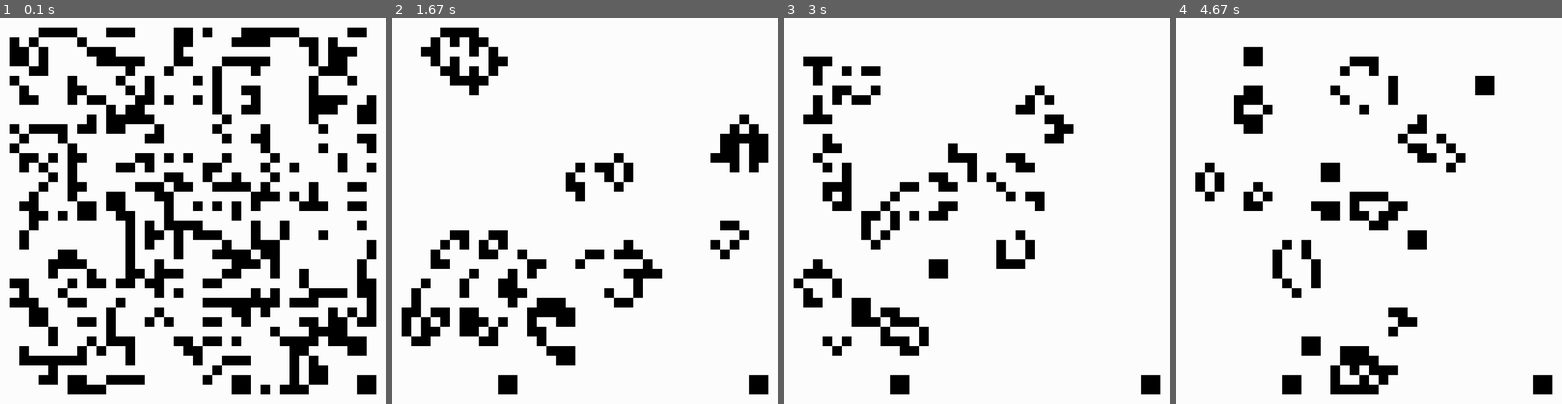
Above: before the commit, frames 1-4 (left to right).
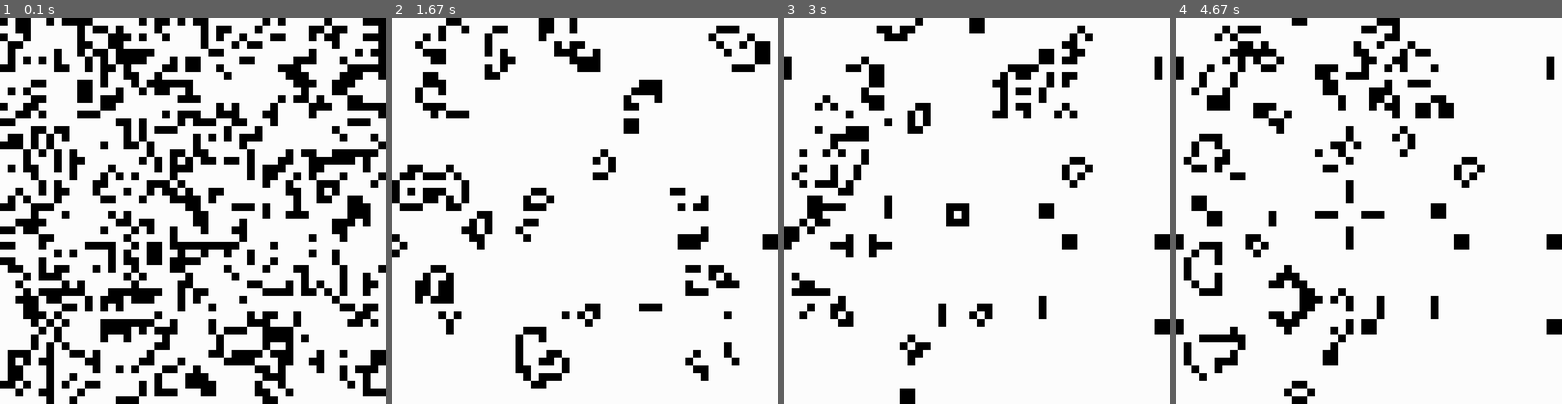
Above: after the commit, the same moments.

Repository: anthfgreco/conways-game-of-life-pygame
Game: pygame game, started from main.py
The game is run twice, just before and just after one commit, with the same random seed, the same clock (stepped at 60 frames per second) and the same inputs.
Inputs (mouse positions are in pixels of both pictures, inside the frame that each line leads up to):
- Up to frame 1 (0.1 s): no input
- Up to frame 2 (1.67 s): click (585, 211) at 0.4 s; click (465, 153) at 0.72 s; click (631, 245) at 1.08 s; click (565, 311) at 1.6 s
- Up to frame 3 (3 s): click (1077, 272) at 1.92 s; click (1112, 311) at 2.43 s; move the mouse to (1058, 141) at 2.93 s
- Up to frame 4 (4.67 s): click (1450, 141) at 3 s; click (1453, 114) at 3.32 s; click (1284, 141) at 3.75 s; click (1253, 353) at 4.15 s

The runs differ from the first frame. In frame 1, 42% of the frame differs, in the area x 0-100%, y 0-100%; in frame 2, 18%; in frame 3, 15%; in frame 4, 17%.

Commit message:
Added functions for calculating population size

Diff:
--- a/main.py
+++ b/main.py
@@ -1,17 +1,65 @@
 import pygame
 import random
 
-# Define Colors
+# Define colors
 BLACK = (0,     0,   0)
 WHITE = (255, 255, 255)
 RED   = (255,   0,   0)
 GREEN = (0,   255,   0)
 BLUE  = (0,     0, 255)
 
-# Default values
-TILELENGTH = 25
+TILELENGTH = 20
 WINDOWLENGTH = 1000
 NUM_SQUARES = int(WINDOWLENGTH / TILELENGTH)
+
+def upValue(row, col):
+    try:
+        if (grid[row][col-1] == 1): return 1
+        else: return 0
+    except IndexError:
+        return 0
+def downValue(row, col):
+    try:
+        if grid[row][col+1] == 1: return 1
+        else: return 0
+    except IndexError:
+        return 0
+def leftValue(row, col):
+    try:
+        if grid[row-1][col] == 1: return 1
+        else: return 0
+    except IndexError:
+        return 0
+def rightValue(row, col):
+    try:
+        if grid[row+1][col] == 1: return 1
+        else: return 0
+    except IndexError:
+        return 0
+def leftUpValue(row, col):
+    try:
+        if grid[row-1][col-1] == 1: return 1
+        else: return 0
+    except IndexError:
+        return 0
+def rightUpValue(row, col):
+    try:
+        if grid[row+1][col-1] == 1: return 1
+        else: return 0
+    except IndexError:
+        return 0
+def leftDownValue (row, col):
+    try:
+        if grid[row-1][col+1] == 1: return 1
+        else: return 0
+    except IndexError:
+        return 0
+def rightDownValue(row, col):
+    try:
+        if grid[row+1][col+1] == 1: return 1
+        else: return 0
+    except IndexError:
+        return 0
 
 def calculateNewGrid(grid):
     newgrid = []
@@ -22,26 +70,10 @@
 
     for row in range(len(grid)):
         for col in range(len(grid)):
-            population = 0
-            if row == 0 or col == 0 or row == len(grid) - 1 or col == len(grid) - 1:
-                population = 0
-            else:
-                if grid[row-1][col] == 1:
-                    population += 1
-                if grid[row+1][col] == 1:
-                    population += 1
-                if grid[row][col-1] == 1:
-                    population += 1
-                if grid[row][col+1] == 1:
-                    population += 1
-                if grid[row-1][col+1] == 1:
-                    population += 1
-                if grid[row-1][col-1] == 1:
-                    population += 1
-                if grid[row+1][col+1] == 1:
-                    population += 1
-                if grid[row+1][col-1] == 1:
-                    population += 1
+
+            population = leftUpValue(row,col) + upValue(row,col) + rightUpValue(row,col) + \
+                         leftValue(row,col) +                        rightValue(row,col) + \
+                         leftDownValue(row,col) +downValue(row,col) + rightDownValue(row,col)
 
             if population < 2 or population > 3:
                 newgrid[row][col] = 0
@@ -118,7 +150,7 @@
     pygame.display.flip()
     if runSimulation:
         grid = calculateNewGrid(grid)
-        clock.tick(30)
+        clock.tick(25)
     else:
         drawBoxes()
         clock.tick(120)
